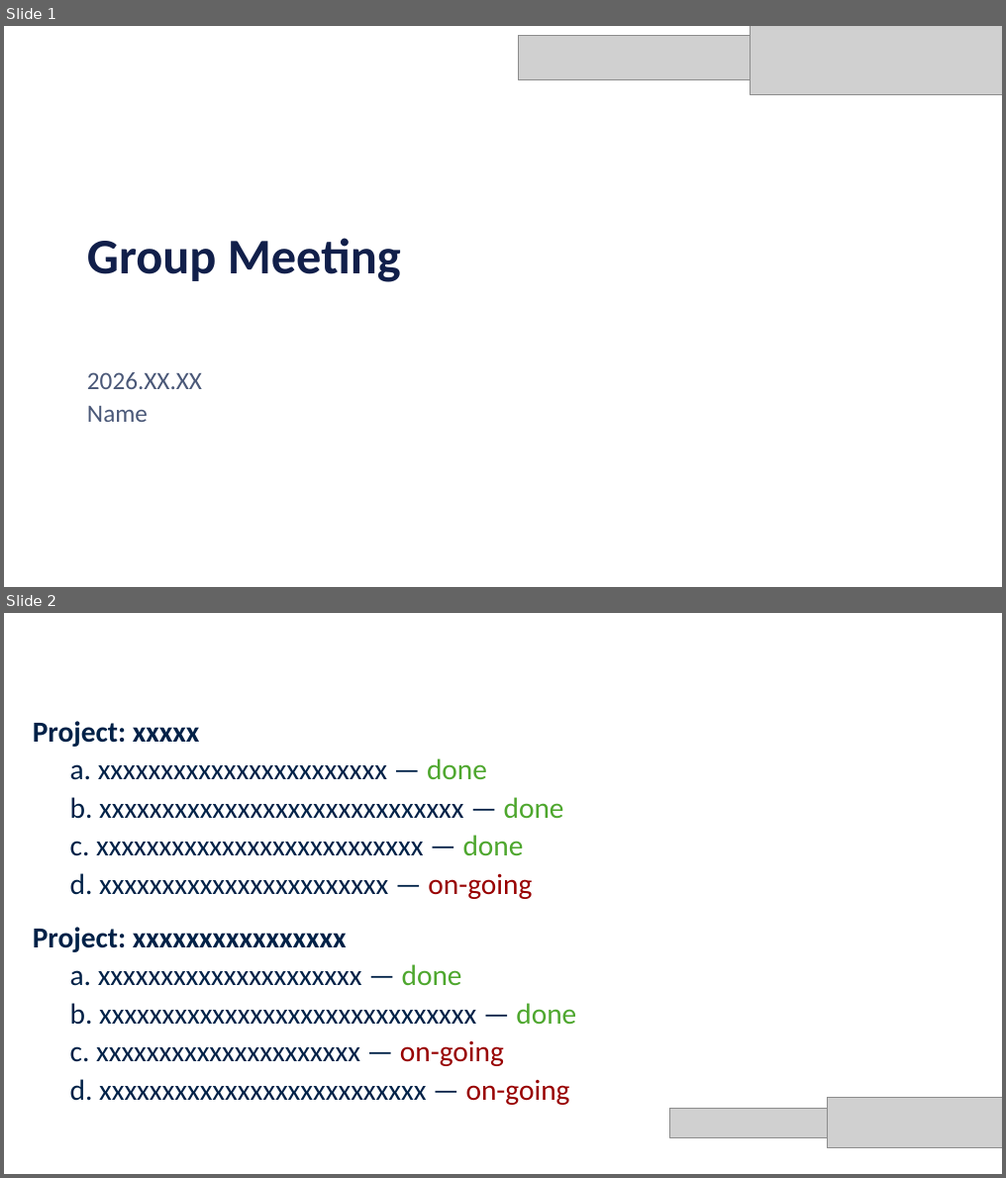
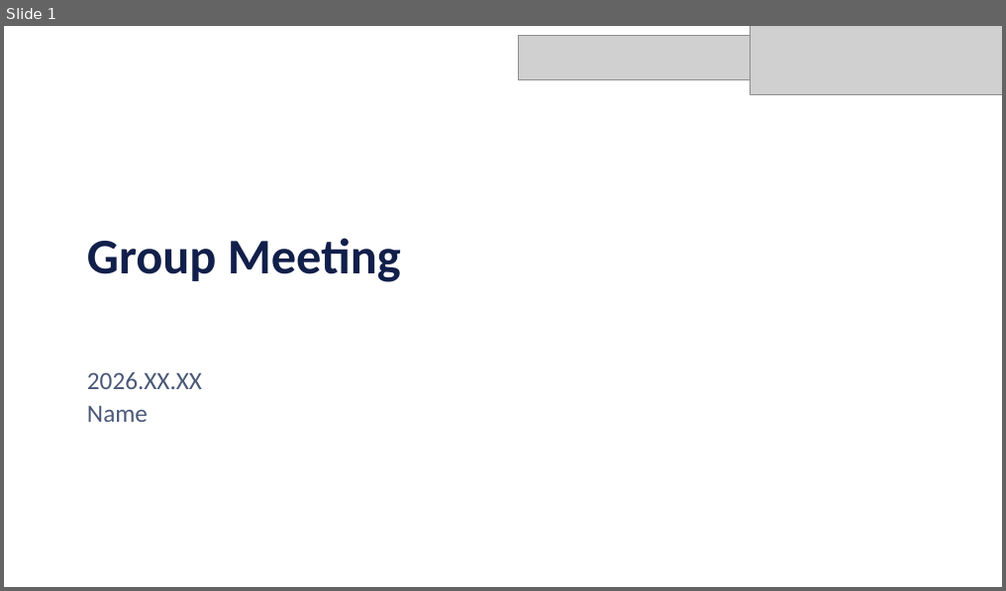
Before and after one commit to ezoiHY/pairs-group-meeting-skill, a slide deck: codex/pairs-group-meeting/assets/template.pptx. Shown one above the other, each under a label of ours: slides 1 and 2 before the commit, slide 1 after it. The pictures are 1006x1178 and 1006x591 pixels, drawn with LibreOffice and Linux fonts; fonts in the diff are those of the drawing; grey boxes stand for pictures; background and template pictures are left out. Boxes give left, top, right and bottom in pixels: in the first picture for what was removed or moved away, otherwise in the second. Text is boxed around its words. In the diff, an @@ line names an element or a change of style, - is before the commit and + after.

```diff
--- a/codex/pairs-group-meeting/assets/template.pptx
+++ b/codex/pairs-group-meeting/assets/template.pptx
@@ slide 2 removed at box(4, 613, 1002, 1174), background picture (left out) @@
@@ title removed at box(33, 621, 656, 682) @@
-Done last two weeks
@@ text removed at box(33, 721, 576, 1105) @@
-Project: xxxxx
-a. xxxxxxxxxxxxxxxxxxxxxxx — done
-b. xxxxxxxxxxxxxxxxxxxxxxxxxxxxx — done
-c. xxxxxxxxxxxxxxxxxxxxxxxxxx — done
-d. xxxxxxxxxxxxxxxxxxxxxxx — on-going
-Project: xxxxxxxxxxxxxxxx
-a. xxxxxxxxxxxxxxxxxxxxx — done
-b. xxxxxxxxxxxxxxxxxxxxxxxxxxxxxx — done
-c. xxxxxxxxxxxxxxxxxxxxx — on-going
-d. xxxxxxxxxxxxxxxxxxxxxxxxxx — on-going
@@ picture removed at box(669, 1108, 827, 1138) @@
@@ picture removed at box(827, 1098, 1002, 1149) @@
```
Also in this commit, not shown: 5 slides added, 2 other slides removed, 34 other files.
